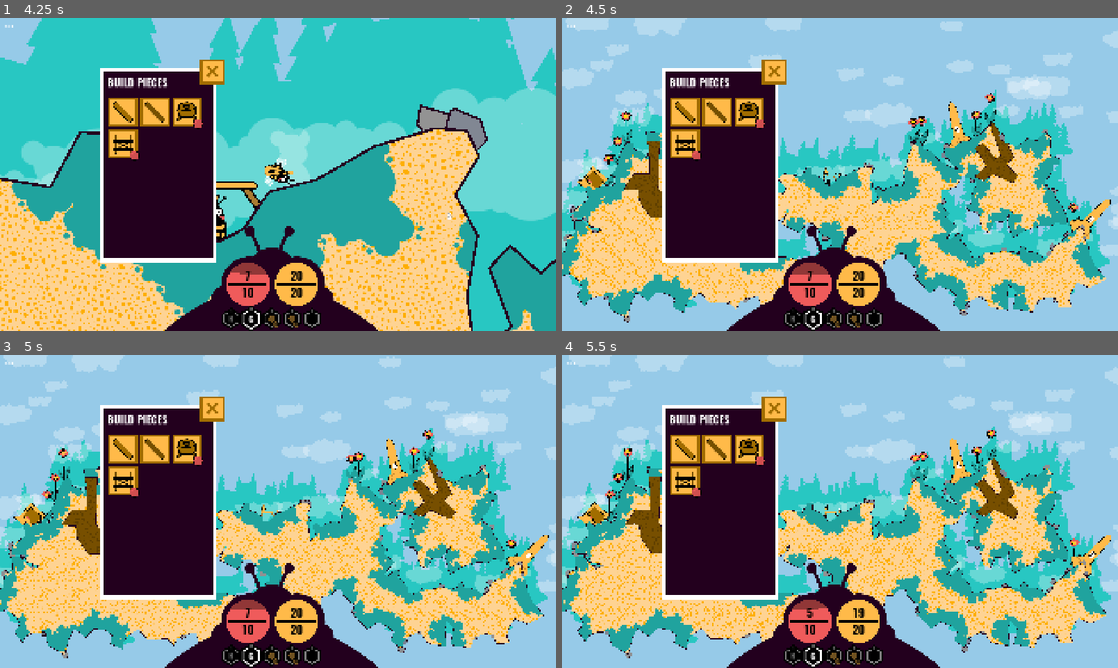
Above: before the commit, frames 1-4 (two rows, left to right).
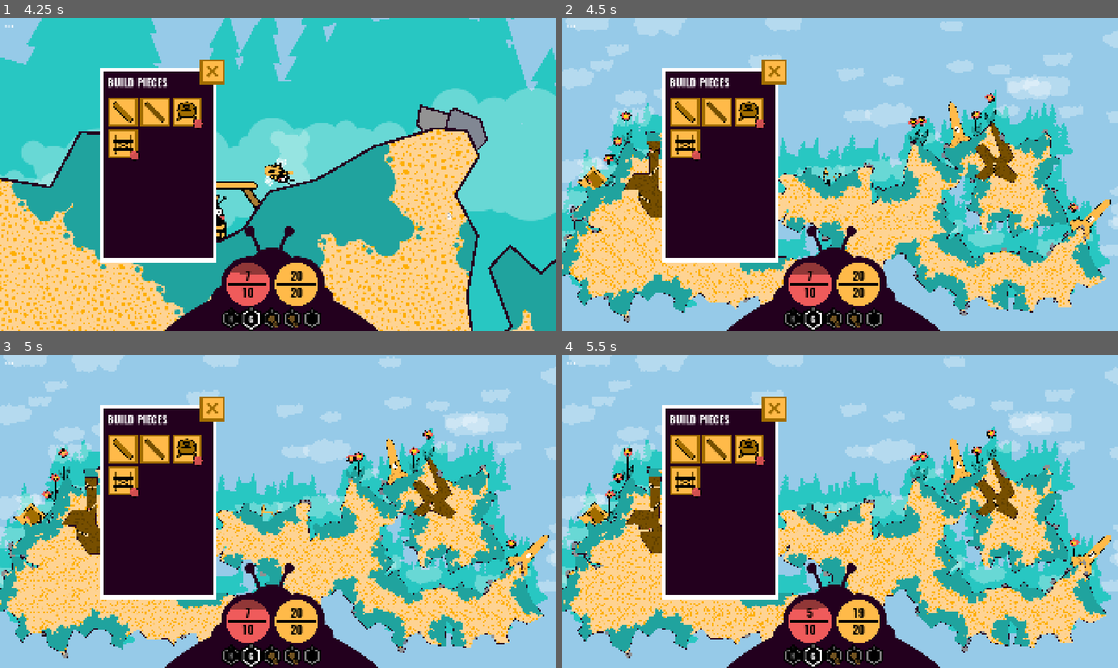
Above: after the commit, the same moments.

Repository: anttihaavikko/slumgum-waggle-dance
Game: Godot game, scene res://Scenes/main.tscn
The game is run twice, just before and just after one commit, with the same random seed, the same clock (stepped at 60 frames per second) and the same inputs.
Inputs (mouse positions are in pixels of both pictures, inside the frame that each line leads up to):
- Up to frame 1 (4.25 s): tap Enter at 0.5 s; move the mouse to (55, 49) at 0.52 s; hold D (right) 0.53-1.28 s; right-click (55, 49) at 0.6 s; click (55, 49) at 0.67 s; move the mouse to (166, 190) at 1.27 s; hold S (brake) 1.28-2.03 s; click (166, 190) at 1.35 s; move the mouse to (333, 105) at 2.02 s; hold D (right) 2.03-2.78 s; hold Shift (shift) 2.03-2.78 s; move the mouse to (250, 237) at 2.77 s; hold W (accelerate) 2.78-3.53 s; tap 1 (slot_1) at 2.85 s; click (250, 237) at 2.92 s; move the mouse to (444, 221) at 3.52 s; hold A (left) from 3.53 s (still down); tap 2 (slot_2) at 3.6 s
- Up to frame 2 (4.5 s): keep holding A (left); move the mouse to (673, 127) at 4.27 s; tap Z at 4.35 s
- Up to frame 3 (5 s): keep holding A (left)
- Up to frame 4 (5.5 s): move the mouse to (867, 511) at 5.02 s; release A (left) at 5.03 s; hold S (brake) from 5.03 s (still down); hold T from 5.03 s (still down); click (867, 511) at 5.17 s

Frame 1 is identical in both runs. In frame 2, less than 0.1% of the frame differs, in the area x 13-79%, y 41-60%; in frame 3, less than 0.1%; in frame 4, less than 0.1%, in the area x 14-79%, y 40-57%.

Commit message:
Fix worm spawning

Diff:
--- a/Scenes/island.tscn
+++ b/Scenes/island.tscn
@@ -295,5 +295,6 @@
 [node name="Ground Check" type="ShapeCast2D" parent="." unique_id=388581582]
 position = Vector2(-3256, 753)
 shape = SubResource("CircleShape2D_b640e")
+exclude_parent = false
 target_position = Vector2(0, 0)
 collision_mask = 8
--- a/Scenes/main.tscn
+++ b/Scenes/main.tscn
@@ -1245,6 +1245,7 @@
 [node name="Island" parent="." unique_id=843824130 instance=ExtResource("100_mfvrx")]
 position = Vector2(561, 460)
 starter = true
+worm_chance = 0.5
 
 [node name="West Island" parent="." unique_id=578559177 instance=ExtResource("100_mfvrx")]
 position = Vector2(-66547, -478)
@@ -1256,6 +1257,7 @@
 position = Vector2(47201, -23290)
 grass_color = Color(1, 1, 1, 1)
 bg_color = Color(0.80024856, 0.9327806, 0.99746937, 1)
+worm_chance = 0.75
 hints = Array[Texture2D]([])
 
 [node name="CanvasModulate" type="CanvasModulate" parent="." unique_id=1156603943]
--- a/Scripts/dungeon.gd
+++ b/Scripts/dungeon.gd
@@ -5,9 +5,10 @@
 
 var spawners: Array[Node2D] = []
 
-func populate(pos: Vector2, danger: PackedScene, item: PackedScene):
+func populate(pos: Vector2, danger: PackedScene, item: PackedScene, chance: float):
 	var parent = get_parent()
 	for p in spawn_spots:
+		if randf() > chance: continue
 		var e = danger.instantiate() as Node2D
 		e.global_position = p.global_position + pos
 		e.rotation = p.rotation
--- a/Scripts/island.gd
+++ b/Scripts/island.gd
@@ -4,6 +4,7 @@
 @export var starter := false
 @export var grass_color: Color
 @export var bg_color: Color
+@export var worm_chance := 1.0
 @export_group("")
 
 @export var shapes: Array[Polygon2D]
@@ -137,7 +138,7 @@
 		poly.polygon = updated[0]
 		collider.polygon = updated[0]
 		line.points = updated[0]
-		dungeon.populate(p - global_position, spawners.pick_random(), Main.singleton.item_db.pickup_prefab)
+		dungeon.populate(p - global_position, spawners.pick_random(), Main.singleton.item_db.pickup_prefab, worm_chance)
 		added_dungeons.append(dungeon)
 		return true
 	else:
Not shown, changed: Misc/art.afdesign~lock~
